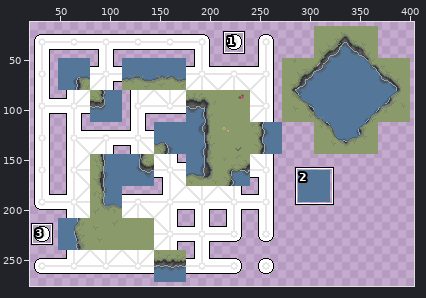
One commit to this pixel-art file: Assets/Graphics/Tilemaps/Archive/GrassToWater.aseprite. Above: a wide view before the commit, with the close-up outlined.
Close-up. First the earlier version:
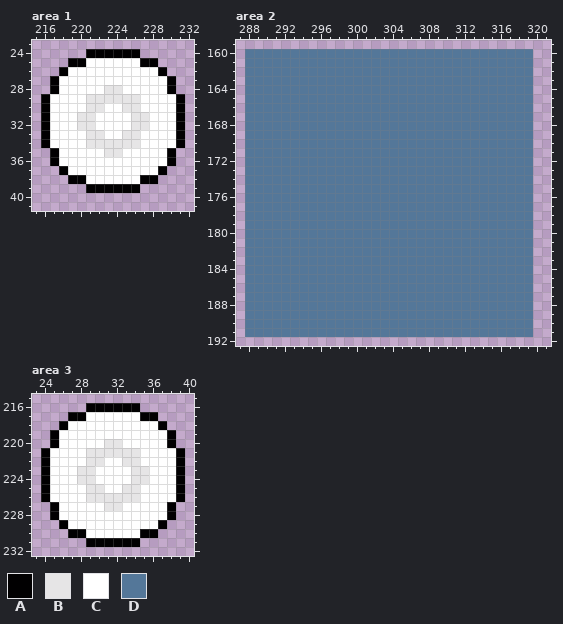
416x288 pixels, 1 frame. Colours within 5 levels of each other are drawn and written as one. Shown: area 1: x 215..232, y 23..41; area 2: x 287..321, y 159..192; area 3: x 23..40, y 215..232. The wide view leaves out empty margins. The commit also changed other parts of the picture, which this record leaves out.
Palette (. is transparent): A #010001  B #e6e5e6  C #ffffff  D #547799
The result:
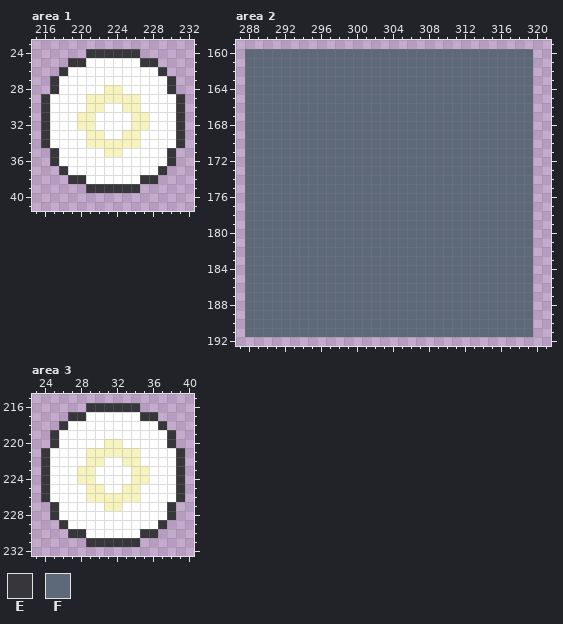
Colours new in this view: E #37373b  F #5d6978
Change:
@@ palette @@
-B #e6e5e6
+B #f6f3be
-D #547799
+D #708a9c
--- area 1, layer "Template"
@@ x 215..232 @@
 23 ..................
-24 ......AAAAAA......
-25 ....AACCCCCCAA....
-26 ...ACCCCCCCCCCA...
-27 ..ACCCCCCCCCCCCA..
-28 ..ACCCCCBBCCCCCA..
-29 .ACCCCBBBBBBCCCCA.
-30 .ACCCCBBCCBBCCCCA.
-31 .ACCCBBCCCCBBCCCA.
-32 .ACCCBBCCCCBBCCCA.
-33 .ACCCCBBCCBBCCCCA.
-34 .ACCCCBBBBBBCCCCA.
-35 ..ACCCCCBBCCCCCA..
-36 ..ACCCCCCCCCCCCA..
-37 ...ACCCCCCCCCCA...
-38 ....AACCCCCCAA....
-39 ......AAAAAA......
+24 ......EEEEEE......
+25 ....EECCCCCCEE....
+26 ...ECCCCCCCCCCE...
+27 ..ECCCCCCCCCCCCE..
+28 ..ECCCCCBBCCCCCE..
+29 .ECCCCBBBBBBCCCCE.
+30 .ECCCCBBCCBBCCCCE.
+31 .ECCCBBCCCCBBCCCE.
+32 .ECCCBBCCCCBBCCCE.
+33 .ECCCCBBCCBBCCCCE.
+34 .ECCCCBBBBBBCCCCE.
+35 ..ECCCCCBBCCCCCE..
+36 ..ECCCCCCCCCCCCE..
+37 ...ECCCCCCCCCCE...
+38 ....EECCCCCCEE....
+39 ......EEEEEE......
 40 ..................
--- area 2, layer "Template"
@@ x 287..321 @@
 159 ...................................
-160 .DDDDDDDDDDDDDDDDDDDDDDDDDDDDDDDD..
-161 .DDDDDDDDDDDDDDDDDDDDDDDDDDDDDDDD..
-162 .DDDDDDDDDDDDDDDDDDDDDDDDDDDDDDDD..
-163 .DDDDDDDDDDDDDDDDDDDDDDDDDDDDDDDD..
-164 .DDDDDDDDDDDDDDDDDDDDDDDDDDDDDDDD..
-165 .DDDDDDDDDDDDDDDDDDDDDDDDDDDDDDDD..
-166 .DDDDDDDDDDDDDDDDDDDDDDDDDDDDDDDD..
-167 .DDDDDDDDDDDDDDDDDDDDDDDDDDDDDDDD..
-168 .DDDDDDDDDDDDDDDDDDDDDDDDDDDDDDDD..
-169 .DDDDDDDDDDDDDDDDDDDDDDDDDDDDDDDD..
-170 .DDDDDDDDDDDDDDDDDDDDDDDDDDDDDDDD..
-171 .DDDDDDDDDDDDDDDDDDDDDDDDDDDDDDDD..
-172 .DDDDDDDDDDDDDDDDDDDDDDDDDDDDDDDD..
-173 .DDDDDDDDDDDDDDDDDDDDDDDDDDDDDDDD..
-174 .DDDDDDDDDDDDDDDDDDDDDDDDDDDDDDDD..
-175 .DDDDDDDDDDDDDDDDDDDDDDDDDDDDDDDD..
-176 .DDDDDDDDDDDDDDDDDDDDDDDDDDDDDDDD..
-177 .DDDDDDDDDDDDDDDDDDDDDDDDDDDDDDDD..
-178 .DDDDDDDDDDDDDDDDDDDDDDDDDDDDDDDD..
-179 .DDDDDDDDDDDDDDDDDDDDDDDDDDDDDDDD..
-180 .DDDDDDDDDDDDDDDDDDDDDDDDDDDDDDDD..
-181 .DDDDDDDDDDDDDDDDDDDDDDDDDDDDDDDD..
-182 .DDDDDDDDDDDDDDDDDDDDDDDDDDDDDDDD..
-183 .DDDDDDDDDDDDDDDDDDDDDDDDDDDDDDDD..
-184 .DDDDDDDDDDDDDDDDDDDDDDDDDDDDDDDD..
-185 .DDDDDDDDDDDDDDDDDDDDDDDDDDDDDDDD..
-186 .DDDDDDDDDDDDDDDDDDDDDDDDDDDDDDDD..
-187 .DDDDDDDDDDDDDDDDDDDDDDDDDDDDDDDD..
-188 .DDDDDDDDDDDDDDDDDDDDDDDDDDDDDDDD..
-189 .DDDDDDDDDDDDDDDDDDDDDDDDDDDDDDDD..
-190 .DDDDDDDDDDDDDDDDDDDDDDDDDDDDDDDD..
-191 .DDDDDDDDDDDDDDDDDDDDDDDDDDDDDDDD..
+160 .FFFFFFFFFFFFFFFFFFFFFFFFFFFFFFFF..
+161 .FFFFFFFFFFFFFFFFFFFFFFFFFFFFFFFF..
+162 .FFFFFFFFFFFFFFFFFFFFFFFFFFFFFFFF..
+163 .FFFFFFFFFFFFFFFFFFFFFFFFFFFFFFFF..
+164 .FFFFFFFFFFFFFFFFFFFFFFFFFFFFFFFF..
+165 .FFFFFFFFFFFFFFFFFFFFFFFFFFFFFFFF..
+166 .FFFFFFFFFFFFFFFFFFFFFFFFFFFFFFFF..
+167 .FFFFFFFFFFFFFFFFFFFFFFFFFFFFFFFF..
+168 .FFFFFFFFFFFFFFFFFFFFFFFFFFFFFFFF..
+169 .FFFFFFFFFFFFFFFFFFFFFFFFFFFFFFFF..
+170 .FFFFFFFFFFFFFFFFFFFFFFFFFFFFFFFF..
+171 .FFFFFFFFFFFFFFFFFFFFFFFFFFFFFFFF..
+172 .FFFFFFFFFFFFFFFFFFFFFFFFFFFFFFFF..
+173 .FFFFFFFFFFFFFFFFFFFFFFFFFFFFFFFF..
+174 .FFFFFFFFFFFFFFFFFFFFFFFFFFFFFFFF..
+175 .FFFFFFFFFFFFFFFFFFFFFFFFFFFFFFFF..
+176 .FFFFFFFFFFFFFFFFFFFFFFFFFFFFFFFF..
+177 .FFFFFFFFFFFFFFFFFFFFFFFFFFFFFFFF..
+178 .FFFFFFFFFFFFFFFFFFFFFFFFFFFFFFFF..
+179 .FFFFFFFFFFFFFFFFFFFFFFFFFFFFFFFF..
+180 .FFFFFFFFFFFFFFFFFFFFFFFFFFFFFFFF..
+181 .FFFFFFFFFFFFFFFFFFFFFFFFFFFFFFFF..
+182 .FFFFFFFFFFFFFFFFFFFFFFFFFFFFFFFF..
+183 .FFFFFFFFFFFFFFFFFFFFFFFFFFFFFFFF..
+184 .FFFFFFFFFFFFFFFFFFFFFFFFFFFFFFFF..
+185 .FFFFFFFFFFFFFFFFFFFFFFFFFFFFFFFF..
+186 .FFFFFFFFFFFFFFFFFFFFFFFFFFFFFFFF..
+187 .FFFFFFFFFFFFFFFFFFFFFFFFFFFFFFFF..
+188 .FFFFFFFFFFFFFFFFFFFFFFFFFFFFFFFF..
+189 .FFFFFFFFFFFFFFFFFFFFFFFFFFFFFFFF..
+190 .FFFFFFFFFFFFFFFFFFFFFFFFFFFFFFFF..
+191 .FFFFFFFFFFFFFFFFFFFFFFFFFFFFFFFF..
 192 ...................................
--- area 3, layer "Template"
@@ x 23..40 @@
 215 ..................
-216 ......AAAAAA......
-217 ....AACCCCCCAA....
-218 ...ACCCCCCCCCCA...
-219 ..ACCCCCCCCCCCCA..
-220 ..ACCCCCBBCCCCCA..
-221 .ACCCCBBBBBBCCCCA.
-222 .ACCCCBBCCBBCCCCA.
-223 .ACCCBBCCCCBBCCCA.
-224 .ACCCBBCCCCBBCCCA.
-225 .ACCCCBBCCBBCCCCA.
-226 .ACCCCBBBBBBCCCCA.
-227 ..ACCCCCBBCCCCCA..
-228 ..ACCCCCCCCCCCCA..
-229 ...ACCCCCCCCCCA...
-230 ....AACCCCCCAA....
-231 ......AAAAAA......
+216 ......EEEEEE......
+217 ....EECCCCCCEE....
+218 ...ECCCCCCCCCCE...
+219 ..ECCCCCCCCCCCCE..
+220 ..ECCCCCBBCCCCCE..
+221 .ECCCCBBBBBBCCCCE.
+222 .ECCCCBBCCBBCCCCE.
+223 .ECCCBBCCCCBBCCCE.
+224 .ECCCBBCCCCBBCCCE.
+225 .ECCCCBBCCBBCCCCE.
+226 .ECCCCBBBBBBCCCCE.
+227 ..ECCCCCBBCCCCCE..
+228 ..ECCCCCCCCCCCCE..
+229 ...ECCCCCCCCCCE...
+230 ....EECCCCCCEE....
+231 ......EEEEEE......
 232 ..................
